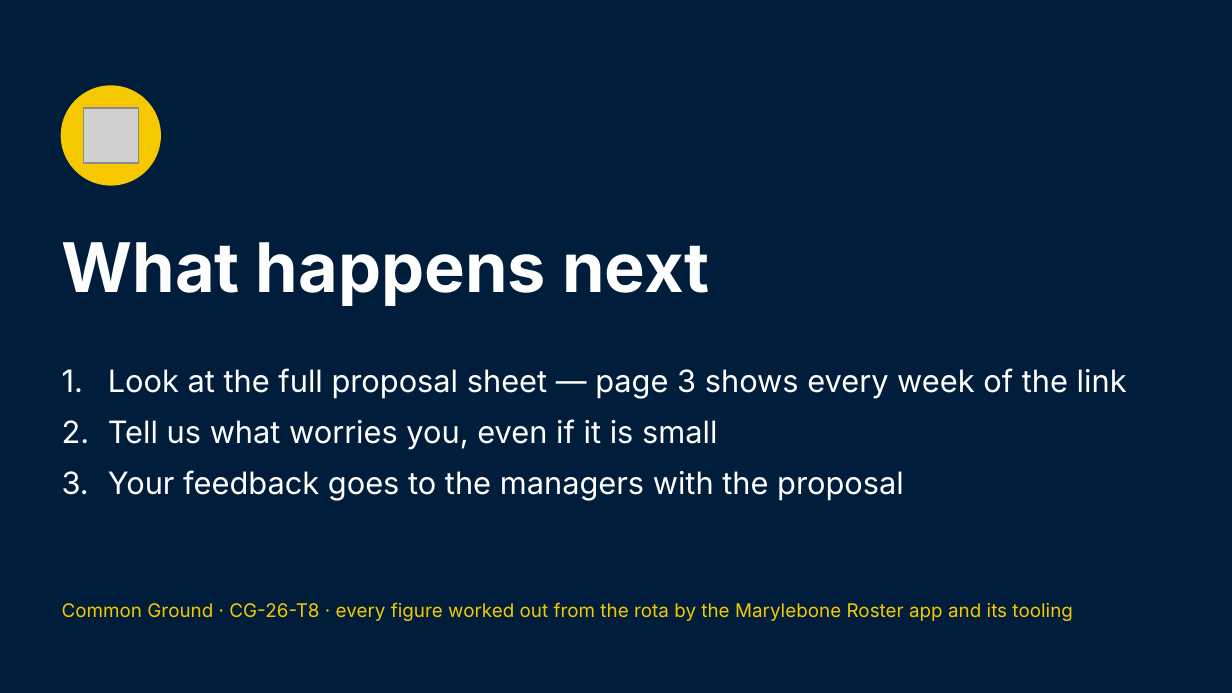
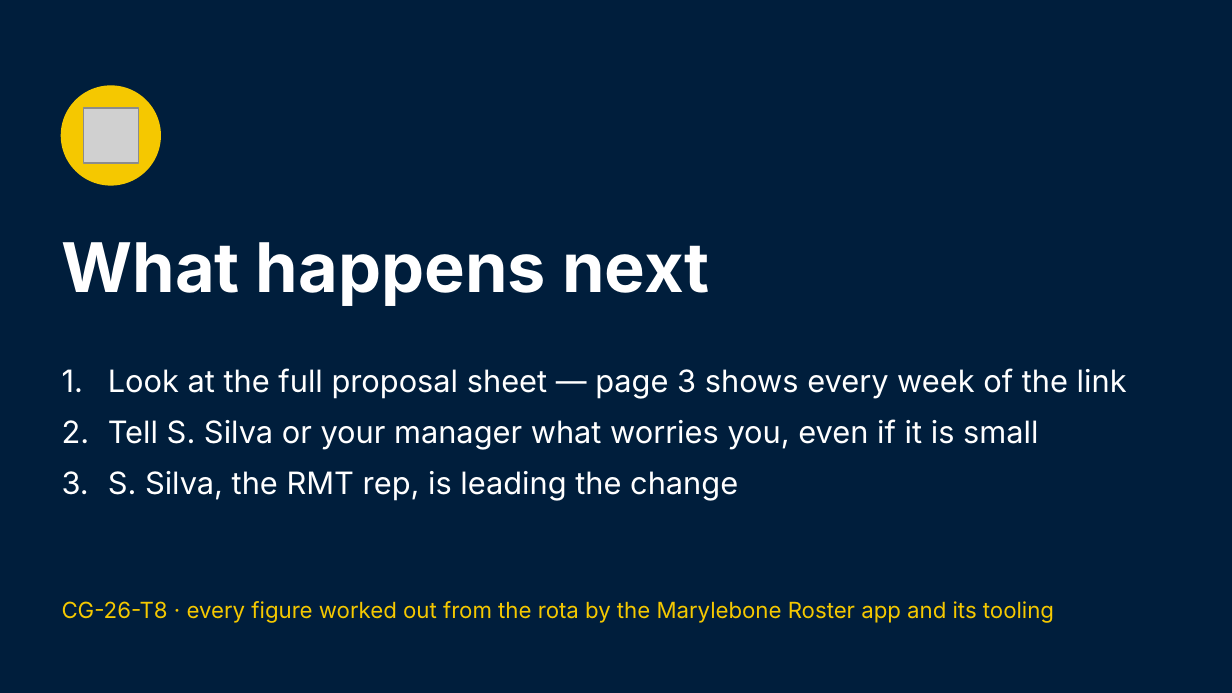
Before and after one commit to Garethdavidmiller/roster-app, a slide deck: slide 15 of docs/links-26/presentations/Common-Ground-for-colleagues.pptx. Drawn at 1232x693 pixels with LibreOffice and Linux fonts; fonts in the diff are those of the drawing; grey boxes stand for pictures. Boxes give left, top, right and bottom in pixels: in the first picture for what was removed or moved away, otherwise in the second. Text is boxed around its words. In the diff, an @@ line names an element or a change of style, - is before the commit and + after.

```diff
--- a/docs/links-26/presentations/Common-Ground-for-colleagues.pptx
+++ b/docs/links-26/presentations/Common-Ground-for-colleagues.pptx
@@ text at (108,419,1038,500): text changed @@
-2. Tell us what worries you, even if it is small
-3. Your feedback goes to the managers with the proposal
+2. Tell S. Silva or your manager what worries you, even if it is small
+3. S. Silva, the RMT rep, is leading the change
@@ text at (62,601,1054,623): text changed; size 11 to 13 pt @@
-Common Ground · CG-26-T8 · every figure worked out from the rota by the Marylebone Roster app and its tooling
+CG-26-T8 · every figure worked out from the rota by the Marylebone Roster app and its tooling
```
Also in this commit, not shown: 11 other slides changed, 56 other files.
